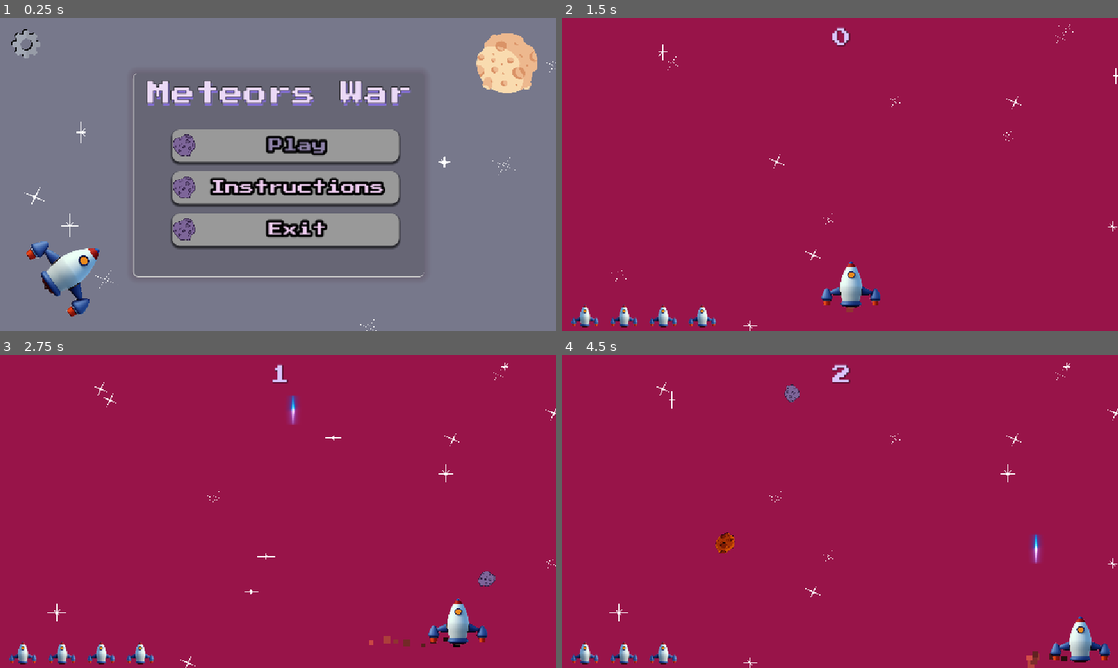
Above: before the commit, frames 1-4 (two rows, left to right).
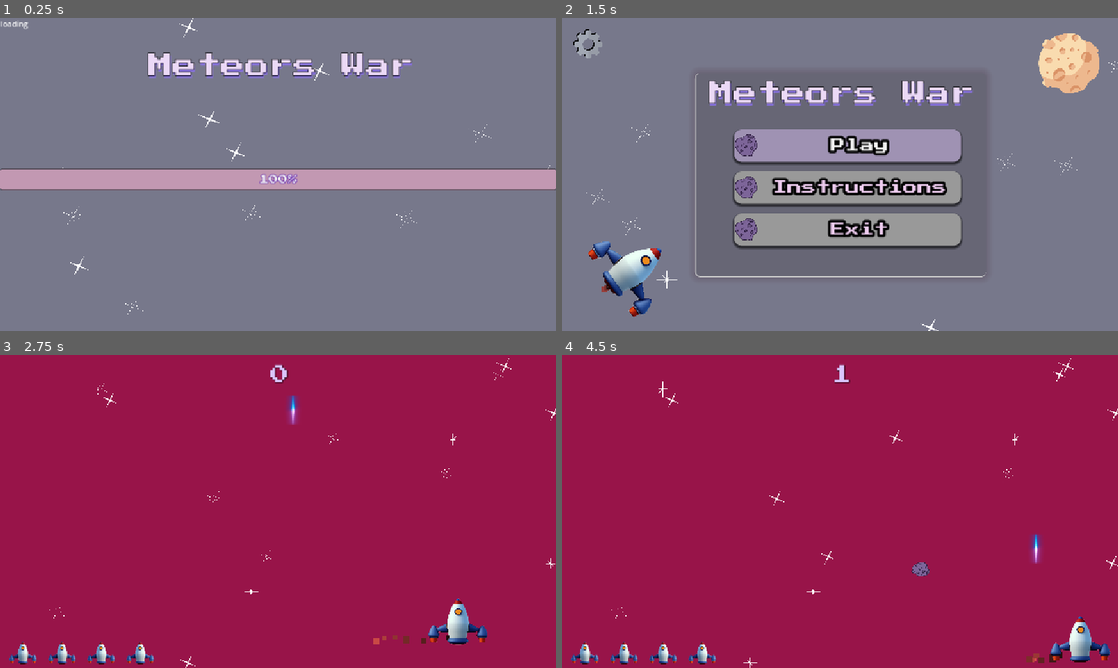
Above: after the commit, the same moments.

Repository: Alaa-Khaled210/Meteors-War
Game: Godot game, scene res://scense/screen_loading.tscn
Two runs of this game, one before a commit and one after it. Both use one fixed random seed, a clock stepped at 60 frames per second and the inputs below. Before the commit the project starts from res://scense/home.tscn. Sound files missing from this copy of the repository are replaced by a short silence.
Inputs (mouse positions are in pixels of both pictures, inside the frame that each line leads up to):
- Up to frame 1 (0.25 s): no input
- Up to frame 2 (1.5 s): click (845, 146) at 0.5 s, where only the run before the commit has a clickable "Play"; click (845, 146) at 1.25 s, where only the run after the commit has a clickable "Play"
- Up to frame 3 (2.75 s): move the mouse to (400, 495) at 2.02 s; hold Right (right) from 2.03 s (still down); hold Space (Shoot) from 2.03 s (still down)
- Up to frame 4 (4.5 s): move the mouse to (728, 527) at 2.77 s; release Right (right) at 2.78 s; release Space (Shoot) at 2.78 s; hold Down (down) 2.78-3.5 s; tap V (pasue) at 2.85 s; click "Resume" at 3.5 s; move the mouse to (895, 442) at 4.27 s; hold Right (right) from 4.28 s (still down); hold Space (Shoot) from 4.28 s (still down)

The runs differ from the first frame. In frame 1, 26% of the frame differs, in the area x 0-100%, y 0-100%; in frame 2, 100%; in frame 3, 0.6%; in frame 4, 1.0%.

Commit message:
progress bar done

Diff:
--- a/project.godot
+++ b/project.godot
@@ -11,7 +11,7 @@
 [application]
 
 config/name="Meteor_War"
-run/main_scene="uid://co6ve4o0cy18h"
+run/main_scene="uid://cogw5dent1et3"
 config/features=PackedStringArray("4.4", "GL Compatibility")
 config/icon="res://icon.svg"
 
--- a/scense/screen_loading.gd
+++ b/scense/screen_loading.gd
@@ -1,11 +1,15 @@
 extends Control
 
+var scene_path ="res://scense/home.tscn"
+@onready var progress_bar: ProgressBar = $ProgressBar
+var lastprogress =0.0
+var reached_100:= false
 func _ready() -> void:
 	MusicGame.stop_music()
 	# Stars :-----------------------------------
 	var screenloading := get_viewport().get_visible_rect().size
 	var rng := RandomNumberGenerator.new()
-	for star in $ColorRect/stars.get_children():
+	for star in $stars.get_children():
 		#position
 		var random_x=rng.randi_range(0, int(screenloading.x))
 		var random_y=rng.randi_range(0, int(screenloading.y))
@@ -14,3 +18,22 @@
 		# animation speed
 		star.speed_scale =rng.randf_range(0.6,1.4)
 #--------------------------------------------
+		ResourceLoader.load_threaded_request(scene_path)
+
+func _process(_delta: float) -> void:
+	var progress=[]
+	var loadeed_status =ResourceLoader.load_threaded_get_status(scene_path,progress)
+	var new_progress= progress[0] * 100
+	if new_progress > lastprogress :
+		lastprogress = new_progress
+
+	progress_bar.value=lerp(progress_bar.value,new_progress,_delta*5)
+
+	if loadeed_status==ResourceLoader.ThreadLoadStatus.THREAD_LOAD_LOADED and not reached_100 :
+		if new_progress >=100 :
+			reached_100=true
+			progress_bar.value= 100.0
+		var next_scene=ResourceLoader.load_threaded_get(scene_path)
+		await get_tree().create_timer(1).timeout
+		get_tree().change_scene_to_packed(next_scene)
+		MusicGame.play_home_music()
--- a/scense/screen_loading.tscn
+++ b/scense/screen_loading.tscn
@@ -23,6 +23,14 @@
 "speed": 8.0
 }]
 
+[sub_resource type="StyleBoxFlat" id="StyleBoxFlat_6kvbl"]
+bg_color = Color(0.760784, 0.596078, 0.698039, 1)
+corner_radius_top_left = 5
+corner_radius_top_right = 5
+corner_radius_bottom_right = 5
+corner_radius_bottom_left = 5
+shadow_size = 2
+
 [node name="screen_loading" type="Control"]
 layout_mode = 3
 anchors_preset = 15
@@ -40,99 +48,99 @@
 grow_horizontal = 2
 grow_vertical = 2
 color = Color(0.556863, 0.560784, 0.67451, 0.65098)
+metadata/_edit_lock_ = true
 
-[node name="stars" type="Node2D" parent="ColorRect"]
+[node name="stars" type="Node2D" parent="."]
 
-[node name="AnimatedSprite2D" type="AnimatedSprite2D" parent="ColorRect/stars"]
+[node name="AnimatedSprite2D" type="AnimatedSprite2D" parent="stars"]
 position = Vector2(131, 153)
 scale = Vector2(0.013455, 0.0120135)
 sprite_frames = SubResource("SpriteFrames_c03x4")
 autoplay = "default"
 
-[node name="AnimatedSprite2D2" type="AnimatedSprite2D" parent="ColorRect/stars"]
+[node name="AnimatedSprite2D2" type="AnimatedSprite2D" parent="stars"]
 position = Vector2(131, 153)
 scale = Vector2(0.013455, 0.0120135)
 sprite_frames = SubResource("SpriteFrames_c03x4")
 autoplay = "default"
 
-[node name="AnimatedSprite2D3" type="AnimatedSprite2D" parent="ColorRect/stars"]
+[node name="AnimatedSprite2D3" type="AnimatedSprite2D" parent="stars"]
 position = Vector2(131, 153)
 scale = Vector2(0.013455, 0.0120135)
 sprite_frames = SubResource("SpriteFrames_c03x4")
 autoplay = "default"
 
-[node name="AnimatedSprite2D4" type="AnimatedSprite2D" parent="ColorRect/stars"]
+[node name="AnimatedSprite2D4" type="AnimatedSprite2D" parent="stars"]
 position = Vector2(131, 153)
 scale = Vector2(0.013455, 0.0120135)
 sprite_frames = SubResource("SpriteFrames_c03x4")
 autoplay = "default"
 
-[node name="AnimatedSprite2D5" type="AnimatedSprite2D" parent="ColorRect/stars"]
+[node name="AnimatedSprite2D5" type="AnimatedSprite2D" parent="stars"]
 position = Vector2(131, 153)
 scale = Vector2(0.013455, 0.0120135)
 sprite_frames = SubResource("SpriteFrames_c03x4")
 autoplay = "default"
 
-[node name="AnimatedSprite2D6" type="AnimatedSprite2D" parent="ColorRect/stars"]
+[node name="AnimatedSprite2D6" type="AnimatedSprite2D" parent="stars"]
 position = Vector2(131, 153)
 scale = Vector2(0.013455, 0.0120135)
 sprite_frames = SubResource("SpriteFrames_c03x4")
 autoplay = "default"
 
-[node name="AnimatedSprite2D7" type="AnimatedSprite2D" parent="ColorRect/stars"]
+[node name="AnimatedSprite2D7" type="AnimatedSprite2D" parent="stars"]
 position = Vector2(131, 153)
 scale = Vector2(0.013455, 0.0120135)
 sprite_frames = SubResource("SpriteFrames_c03x4")
 autoplay = "default"
 
-[node name="AnimatedSprite2D8" type="AnimatedSprite2D" parent="ColorRect/stars"]
+[node name="AnimatedSprite2D8" type="AnimatedSprite2D" parent="stars"]
 position = Vector2(131, 153)
 scale = Vector2(0.013455, 0.0120135)
 sprite_frames = SubResource("SpriteFrames_c03x4")
 autoplay = "default"
 
-[node name="AnimatedSprite2D9" type="AnimatedSprite2D" parent="ColorRect/stars"]
+[node name="AnimatedSprite2D9" type="AnimatedSprite2D" parent="stars"]
 position = Vector2(131, 153)
 scale = Vector2(0.013455, 0.0120135)
 sprite_frames = SubResource("SpriteFrames_c03x4")
 autoplay = "default"
 
-[node name="AnimatedSprite2D10" type="AnimatedSprite2D" parent="ColorRect/stars"]
+[node name="AnimatedSprite2D10" type="AnimatedSprite2D" parent="stars"]
 position = Vector2(131, 153)
 scale = Vector2(0.013455, 0.0120135)
 sprite_frames = SubResource("SpriteFrames_c03x4")
 autoplay = "default"
 
-[node name="AnimatedSprite2D11" type="AnimatedSprite2D" parent="ColorRect/stars"]
+[node name="AnimatedSprite2D11" type="AnimatedSprite2D" parent="stars"]
 position = Vector2(131, 153)
 scale = Vector2(0.013455, 0.0120135)
 sprite_frames = SubResource("SpriteFrames_c03x4")
 autoplay = "default"
 
-[node name="AnimatedSprite2D12" type="AnimatedSprite2D" parent="ColorRect/stars"]
+[node name="AnimatedSprite2D12" type="AnimatedSprite2D" parent="stars"]
 position = Vector2(131, 153)
 scale = Vector2(0.013455, 0.0120135)
 sprite_frames = SubResource("SpriteFrames_c03x4")
 autoplay = "default"
 
-[node name="ProgressBar" type="ProgressBar" parent="ColorRect"]
+[node name="ProgressBar" type="ProgressBar" parent="."]
 layout_mode = 1
 anchors_preset = 14
 anchor_top = 0.5
 anchor_right = 1.0
 anchor_bottom = 0.5
-offset_left = 4.0
-offset_top = -21.0
-offset_right = 4.0
-offset_bottom = 28.0
+offset_top = -12.0
+offset_bottom = 31.0
 grow_horizontal = 2
 grow_vertical = 2
 theme_override_colors/font_outline_color = Color(0.33663, 0.0778071, 0.675373, 0.831373)
 theme_override_constants/outline_size = 5
 theme_override_fonts/font = ExtResource("1_1t4i8")
 theme_override_font_sizes/font_size = 20
+theme_override_styles/fill = SubResource("StyleBoxFlat_6kvbl")
 
-[node name="title" type="Label" parent="ColorRect"]
+[node name="title" type="Label" parent="."]
 layout_mode = 1
 anchors_preset = 8
 anchor_left = 0.5
@@ -157,3 +165,9 @@
 text = "Meteors War"
 horizontal_alignment = 1
 vertical_alignment = 1
+
+[node name="RichTextLabel" type="RichTextLabel" parent="."]
+layout_mode = 0
+offset_right = 91.0
+offset_bottom = 40.0
+text = "loading"
Not shown: 1 places in scense/screen_loading.tscn that only renumber resources
